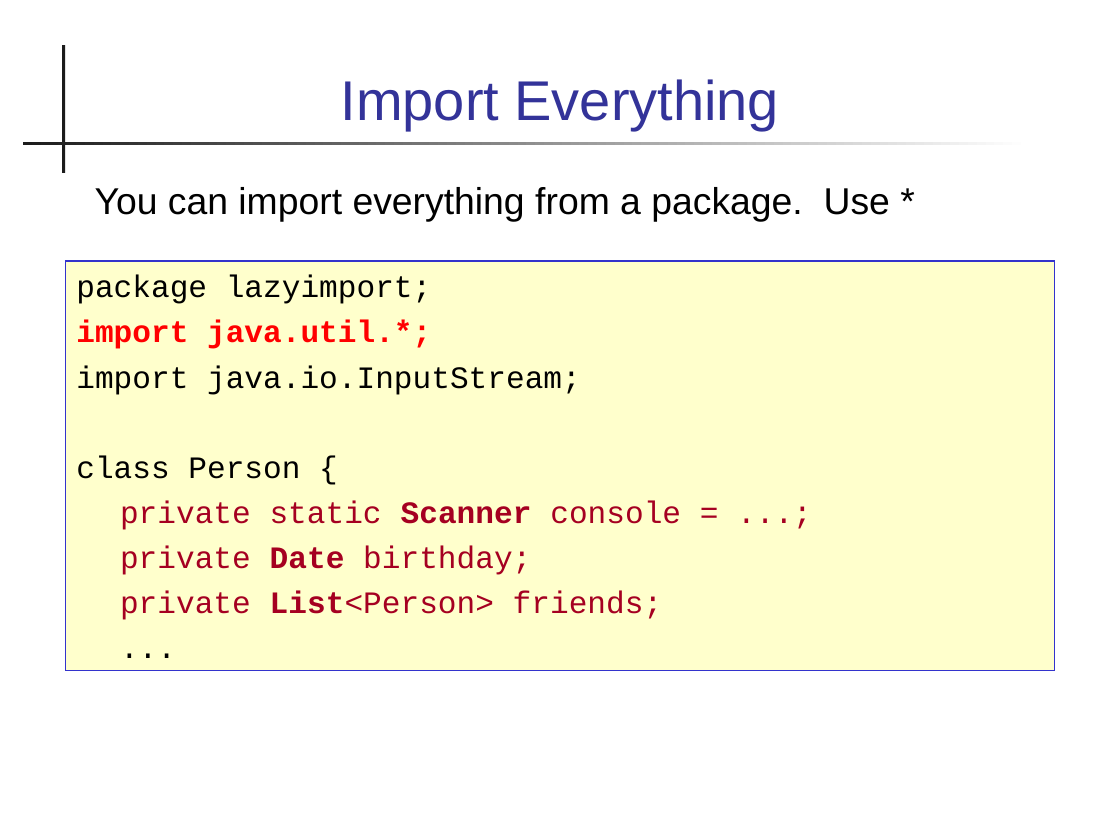
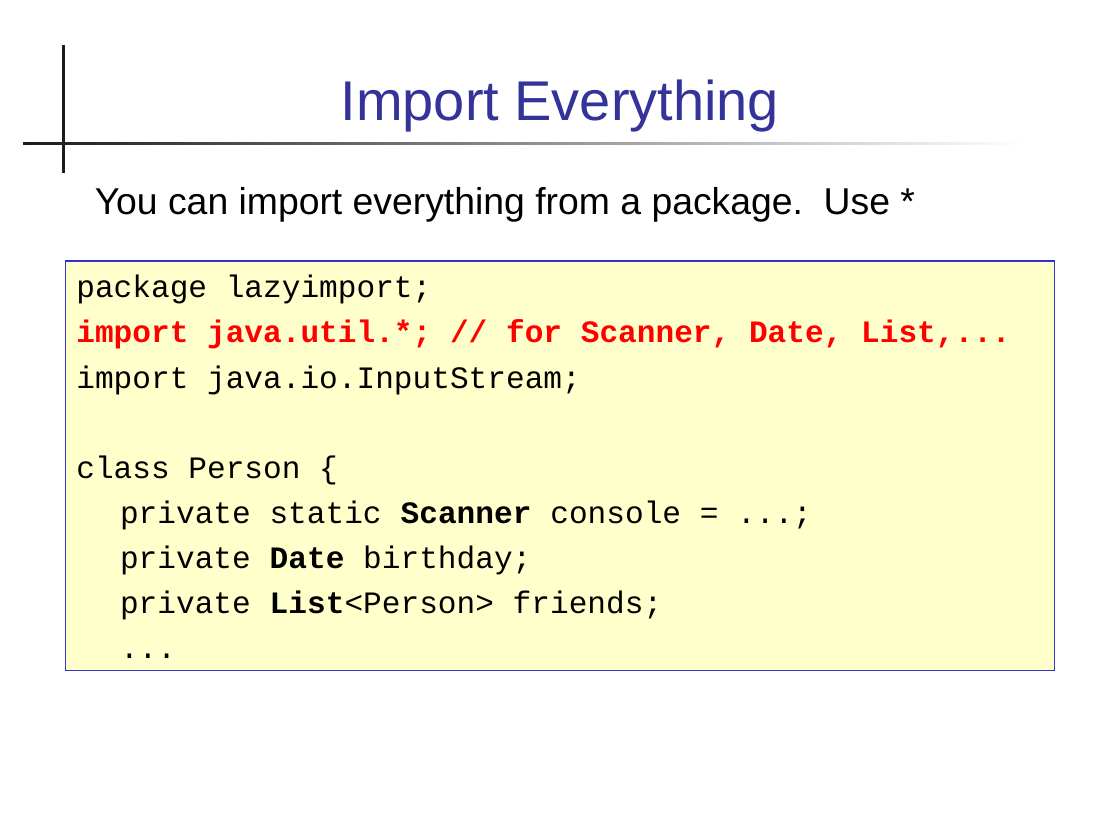
Before and after one commit to cpske/programming1, a slide deck: slide 47 of week2/X-Java-Basics.ppt. Drawn at 1120x840 pixels with LibreOffice and Linux fonts; fonts in the diff are those of the drawing. Boxes give left, top, right and bottom in pixels: in the first picture for what was removed or moved away, otherwise in the second. Text is boxed around its words. In the diff, an @@ line names an element or a change of style, - is before the commit and + after.

```diff
--- a/week2/X-Java-Basics.ppt
+++ b/week2/X-Java-Basics.ppt
@@ text in rectangle at (x1=76, y1=320, x2=1010, y2=349): text changed @@
-import java.util.*;
+import java.util.*; // for Scanner, Date, List,...
@@ text in rectangle at (x1=120, y1=500, x2=681, y2=620): text colour #A50021 to #000000 in "private static Scanner console = ...;", "private Date birthday;", "private List<Person> friends;" @@
```
Also in this commit, not shown: 21 other slides changed, 7 other files.
